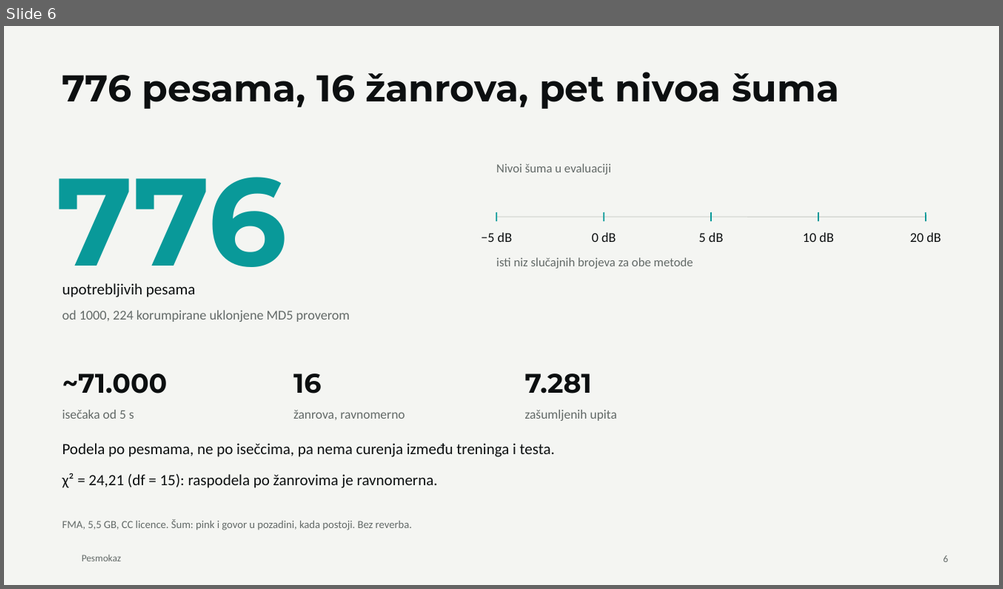
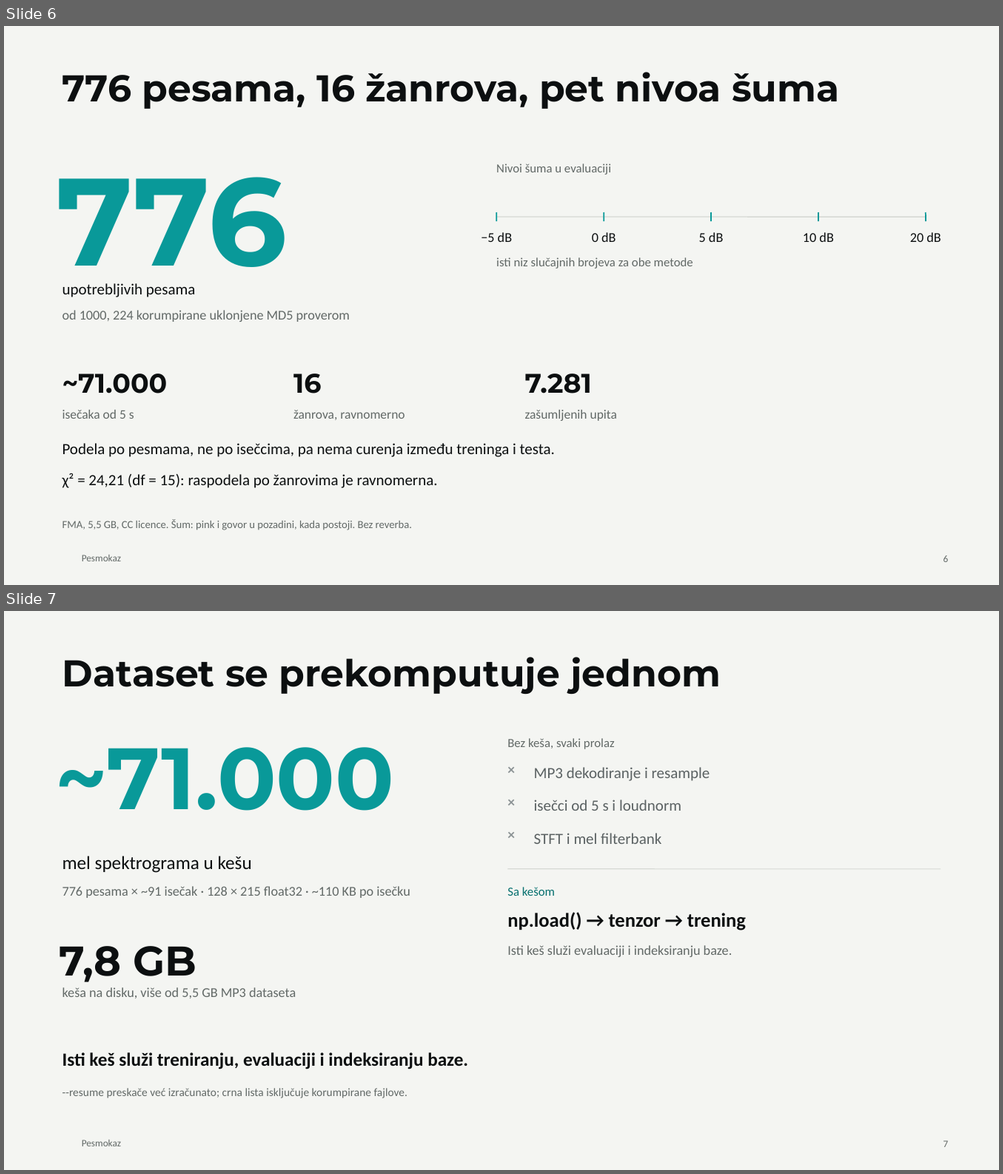
Before and after one commit to MaliBalavi/presentations, a slide deck: decks/pesmokaz/deck.pptx. Shown one above the other, each under a label of ours: slide 6 before the commit, slides 6 and 7 after it. The pictures are 1003x589 and 1003x1174 pixels, drawn with LibreOffice and Linux fonts; fonts in the diff are those of the drawing; background and template pictures are left out. Boxes give left, top, right and bottom in pixels: in the first picture for what was removed or moved away, otherwise in the second. Text is boxed around its words. In the diff, an @@ line names an element or a change of style, - is before the commit and + after.

```diff
--- a/decks/pesmokaz/deck.pptx
+++ b/decks/pesmokaz/deck.pptx
@@ slide 7 added at bbox=[4, 611, 999, 1170], background #F4F5F2; not listed: 1 template element that a slide beside it also shows @@
@@ text added at bbox=[62, 657, 720, 694], 36 pt, text #0C0F10, bold @@
+Dataset se prekomputuje jednom
@@ text added at bbox=[507, 738, 614, 749], 12 pt, text #626967 @@
+Bez keša, svaki prolaz
@@ text added at bbox=[56, 747, 395, 811], 84 pt, text #099999, bold @@
+~71.000
@@ text added at bbox=[508, 760, 527, 783], 14 pt, text #8B9294, bold @@
+×
@@ text added at bbox=[534, 767, 710, 781], 15 pt, text #5B6263 @@
+MP3 dekodiranje i resample
@@ text added at bbox=[508, 793, 527, 815], 14 pt, text #8B9294, bold @@
+×
@@ text added at bbox=[534, 800, 681, 811], 15 pt, text #5B6263 @@
+isečci od 5 s i loudnorm
@@ text added at bbox=[508, 826, 527, 849], 14 pt, text #8B9294, bold @@
+×
@@ text added at bbox=[534, 833, 661, 844], 15 pt, text #5B6263 @@
+STFT i mel filterbank
@@ text added at bbox=[62, 856, 252, 873], 18 pt, text #0C0F10 @@
+mel spektrograma u kešu
@@ line added from (508, 869) to (940, 869), #D6D9D4 0.75 pt @@
@@ text added at bbox=[62, 886, 410, 898], 13 pt, text #626967 @@
+776 pesama × ~91 isečak · 128 × 215 float32 · ~110 KB po isečku
@@ text added at bbox=[507, 887, 555, 896], 12 pt, text #06706F @@
+Sa kešom
@@ text added at bbox=[507, 912, 745, 931], 19 pt, text #0C0F10, bold @@
+np.load() → tenzor → trening
@@ text added at bbox=[60, 946, 196, 982], 40 pt, text #0C0F10, bold @@
+7,8 GB
@@ text added at bbox=[507, 945, 732, 957], 13 pt, text #626967 @@
+Isti keš služi evaluaciji i indeksiranju baze.
@@ text added at bbox=[62, 988, 296, 999], 13 pt, text #626967 @@
+keša na disku, više od 5,5 GB MP3 dataseta
@@ text added at bbox=[62, 1053, 468, 1070], 18 pt, text #0C0F10, bold @@
+Isti keš služi treniranju, evaluaciji i indeksiranju baze.
@@ text added at bbox=[62, 1088, 407, 1099], 11 pt, text #626967 @@
+--resume preskače već izračunato; crna lista isključuje korumpirane fajlove.
@@ page number added at bbox=[943, 1141, 948, 1147], 9.5 pt, text #626967 @@
+7
```
Also in this commit, not shown: 1 slide changed, 2 other slides added, 11 other files.
